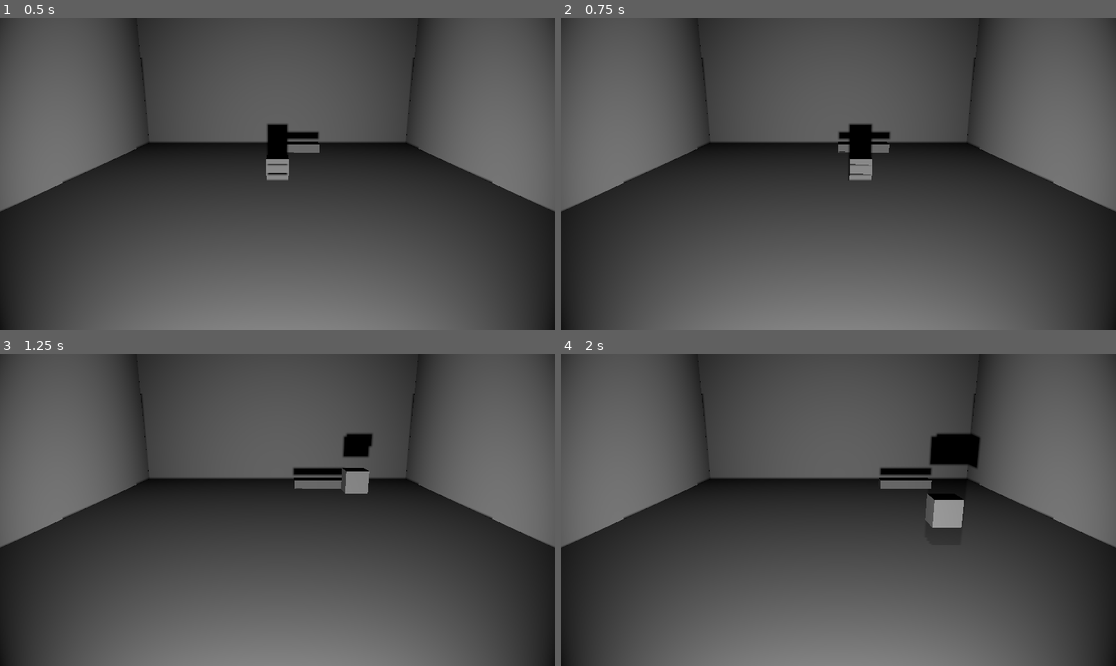
Above: before the commit, frames 1-4 (two rows, left to right).
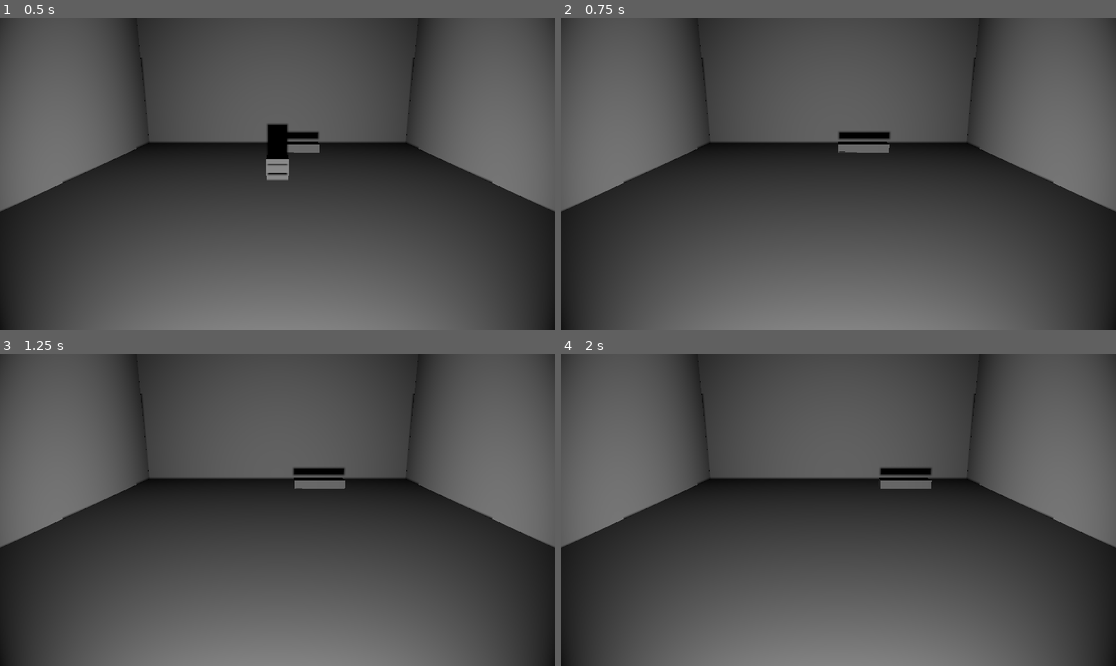
Above: after the commit, the same moments.

Repository: connorheyz/shadow-play
Game: Godot game, scene res://main_scene.tscn
Two runs of this game, one before a commit and one after it. Both use one fixed random seed, a clock stepped at 60 frames per second and the inputs below.
Inputs:
- Up to frame 1 (0.5 s): no input
- Up to frame 2 (0.75 s): hold D (move_right) from 0.53 s (still down); tap E (switch_mode) at 0.6 s
- Up to frame 3 (1.25 s): keep holding D (move_right); tap Space (jump) at 0.77, 0.8, 1.07 s
- Up to frame 4 (2 s): release D (move_right) at 1.28 s; hold S (move_down) from 1.28 s (still down); tap Space (jump) at 1.35, 1.52, 1.82 s; tap E (switch_mode) at 1.55 s

Frame 1 is identical in both runs. In frame 2, 0.6% of the frame differs, in the area x 51-57%, y 33-53%; in frame 3, 0.8%; in frame 4, 1.6%, in the area x 65-76%, y 25-56%.
Error after the commit: Invalid call. Nonexistent function 'test_offset' in base 'Nil'. (res://player_shadow.gd:21)

Commit message:
reworked demo to compute less stuff

Diff:
--- a/main.gd
+++ b/main.gd
@@ -1,56 +1,20 @@
-# shadow_manager.gd
 extends Node3D
 
 @export var spotlight: Node3D
 @export var player: Node3D
 @export var player_shadow: CharacterBody3D
+@export var player_sprite: Sprite3D
+@export var shadow_collider: ShadowCollider
 @onready var back_wall: Node3D = $Stage/BackWall
 
-var shadow_colliders: Dictionary = {}
 var shadow_mode: bool = false
 
-func create_shadow_collider(is_player: bool = false) -> Node3D:
-	var body = CharacterBody3D.new() if is_player else StaticBody3D.new()
-	body.name = "ShadowCollider"
-
-	var collision_shape = CollisionShape3D.new()
-	var shape = BoxShape3D.new()
-	collision_shape.shape = shape
-
-	body.add_child(collision_shape)
-	add_child(body)
-
-	if is_player:
-		body.collision_layer = 0
-	else:
-		body.collision_layer = 2
-
-	return body
-
 func _ready():
-	setup_shadow_colliders()
-
-	var player_collider = create_shadow_collider(true)
-	shadow_colliders[player] = player_collider
-	player_collider.set_physics_process(false)
 	player_shadow.visible = false
 
 func _physics_process(_delta):
-	update_all_shadows()
-
 	if Input.is_action_just_pressed("switch_mode"):
 		attempt_toggle_shadow_mode()
-
-func setup_shadow_colliders():
-	var projectables = get_tree().get_nodes_in_group("Projectable")
-
-	for obj in projectables:
-		var shadow_collider = create_shadow_collider()
-		shadow_colliders[obj] = shadow_collider
-
-func update_all_shadows():
-	for obj in shadow_colliders.keys():
-		update_shadow_projection(obj)
 
 func get_object_corners(obj: Node3D) -> Array:
 	var corners = []
@@ -64,19 +28,19 @@
 
 	return corners
 
-func project_point_to_wall(point: Vector3) -> Vector2:
+func project_point_to_wall(point: Vector3) -> Vector3:
 	var light_pos = spotlight.global_position
 	var wall_z = back_wall.global_position.z
 
 	var light_dir = (point - light_pos).normalized()
 
 	if abs(light_dir.z) < 0.001:
-		return Vector2(point.x, point.y)
+		return point
 
 	var t = (wall_z - light_pos.z) / light_dir.z
 	var intersection = light_pos + light_dir * t
 
-	return Vector2(intersection.x, intersection.y)
+	return Vector3(intersection.x, intersection.y, 0)
 
 func calculate_shadow_bounds(projected_points: Array) -> Dictionary:
 	var min_x = INF
@@ -96,8 +60,6 @@
 	}
 
 func can_toggle_shadow_mode() -> bool:
-	var player_shadow = shadow_colliders[player]
-
 	var shape = player_shadow.get_child(0).shape
 	var params = PhysicsShapeQueryParameters3D.new()
 	params.shape = shape
@@ -114,27 +76,19 @@
 	return collisions.is_empty()
 
 func attempt_toggle_shadow_mode():
-	if can_toggle_shadow_mode():
-		shadow_mode = !shadow_mode
 
-		if shadow_mode:
-			enter_shadow_mode()
-		else:
-			exit_shadow_mode()
+	update_shadow_projection()
+	shadow_mode = !shadow_mode
+
+	if shadow_mode:
+		enter_shadow_mode()
+	else:
+		exit_shadow_mode()
 
 func enter_shadow_mode():
 	player.visible = false
 
-	# Transfer collision shape to player shadow
-	var shadow_collider = shadow_colliders[player]
-	var shape = shadow_collider.get_child(0).shape.duplicate()
-	player_shadow.get_child(0).shape = shape
-	player_shadow.get_child(1).scale.x = shape.size.x
-	player_shadow.get_child(1).scale.y = shape.size.y
-	player_shadow.global_position = shadow_collider.global_position
-
 	# Enable shadow physics and disable normal collider
-	shadow_collider.set_physics_process(false)
 	player_shadow.set_physics_process(true)
 	player_shadow.visible = true
 
@@ -147,8 +101,6 @@
 
 	player_shadow.set_physics_process(false)
 	player_shadow.visible = false
-
-	shadow_colliders[player].set_physics_process(true)
 
 func calculate_player_position_from_shadow(shadow_pos: Vector3) -> Vector3:
 	var light_pos = spotlight.global_position
@@ -168,27 +120,22 @@
 	# Calculate new position
 	return light_pos + light_dir * (to_shadow.length() * scale_factor)
 
-func update_shadow_projection(obj: Node3D):
-	var shadow_body = shadow_colliders[obj]
+func update_shadow_projection():
 
-	# Skip update if this is the player's shadow collider and we're in shadow mode
-	if shadow_mode and obj == player:
-		return
+	var corners = get_object_corners(player)
+	var projected_corners = []
 
-	var collision_shape = shadow_body.get_child(0) as CollisionShape3D
-
-	var corners = get_object_corners(obj)
-	var projected_corners = []
 	for corner in corners:
-		projected_corners.append(project_point_to_wall(corner))
+		var projected_point = project_point_to_wall(corner)
+		projected_corners.append(projected_point)
+		shadow_collider.vertices.append(projected_point)
 
 	var bounds = calculate_shadow_bounds(projected_corners)
 
-	shadow_body.global_position = Vector3(
+	player_shadow.global_position = Vector3(
 		bounds.center.x,
 		bounds.center.y,
 		back_wall.global_position.z + back_wall.scale.z/2
 	)
 
-	var shape = collision_shape.shape as BoxShape3D
-	shape.size = Vector3(bounds.size.x, bounds.size.y, 0.01)
+	player_shadow.scale = Vector3(bounds.size.x, bounds.size.y, 0.1)
--- a/player_shadow.gd
+++ b/player_shadow.gd
@@ -1,20 +1,40 @@
 extends CharacterBody3D
 
-@export var SPEED = 300.0
-@export var JUMP_VELOCITY = 400.0
-@export var GRAVITY = 9.8
+@export var SPEED = 10.0
+@export var JUMP_FORCE = 5.0
+var JUMP_SPEED = 0
+@export var GRAVITY_ACCEL = 9.8
+var GRAVITY_SPEED = 0
+@export var shadow_collider: ShadowCollider
 
 func _physics_process(delta):
-	if not is_visible_in_tree():
-		return
 
-	if not is_on_floor():
-		velocity.y -= GRAVITY * delta
+	if Input.is_action_just_pressed("jump"):
+		JUMP_SPEED = JUMP_FORCE
 
-	if Input.is_action_just_pressed("jump") and is_on_floor():
-		velocity.y = JUMP_VELOCITY * delta
+	var offset = Vector3(0, 0, 0)
+
+	GRAVITY_SPEED += GRAVITY_ACCEL * delta
+	offset.y -= GRAVITY_SPEED * delta
+	offset.y += JUMP_SPEED * delta
+
+	if (!shadow_collider.test_offset(offset)):
+		position = position + offset
+	else:
+		GRAVITY_SPEED = 0
+		JUMP_SPEED = 0
+
+	offset = Vector3(0, 0, 0)
 
 	var direction = Input.get_axis("move_left", "move_right")
-	velocity.x = direction * SPEED * delta
+	offset.x = direction * SPEED * delta
 
-	move_and_slide()
+	if (!shadow_collider.test_offset(offset)):
+		position = position + offset
+
+	offset = Vector3(0, 0, 0)
+
+
+
+	if (!shadow_collider.test_offset(offset)):
+		position = position + offset
--- a/shadow_collider.gd
+++ b/shadow_collider.gd
@@ -28,7 +28,7 @@
 	var space_state = get_world_3d().get_direct_space_state()
 	var params = PhysicsRayQueryParameters3D.new()
 	params.from = from
-	params.to = get_parent().global_position + target
+	params.to = global_position + target
 	params.exclude = [self, get_parent()]
 	params.collision_mask = 0b00000000_00000000_00000000_00000100
 	var result = space_state.intersect_ray(params)
